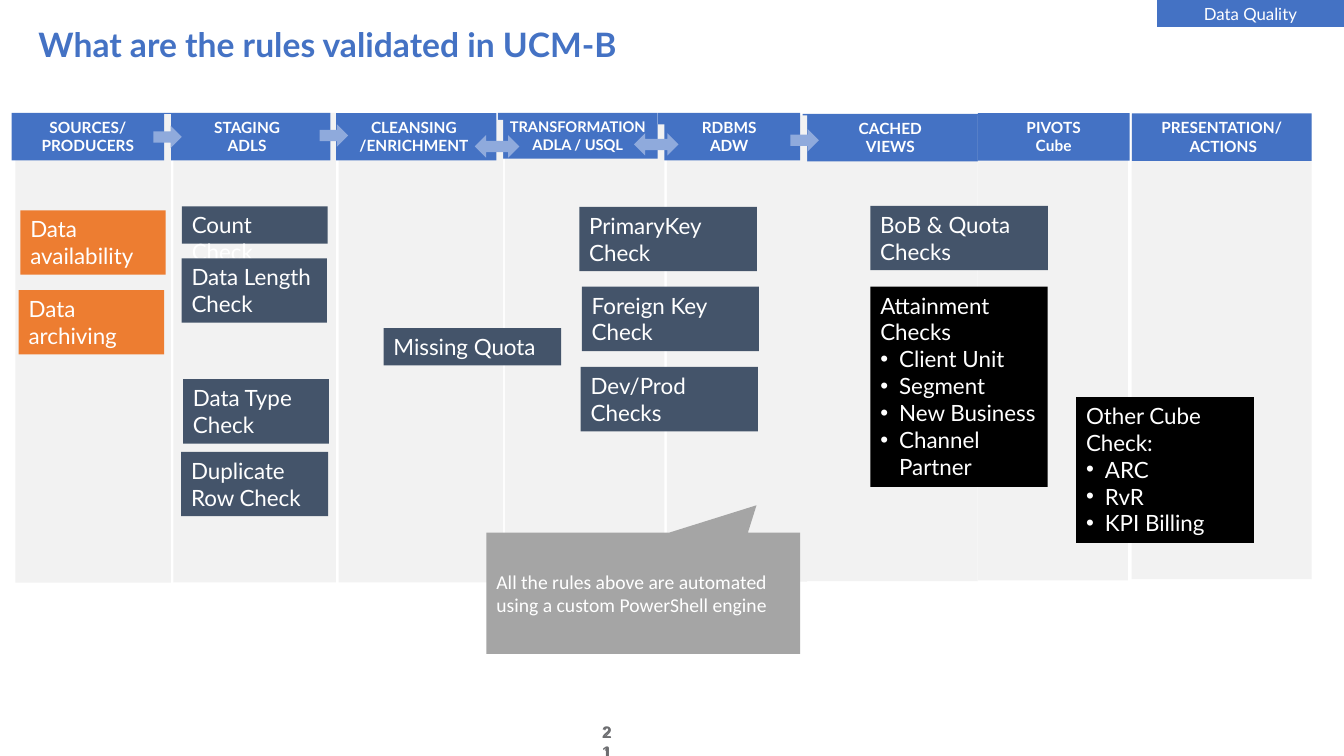
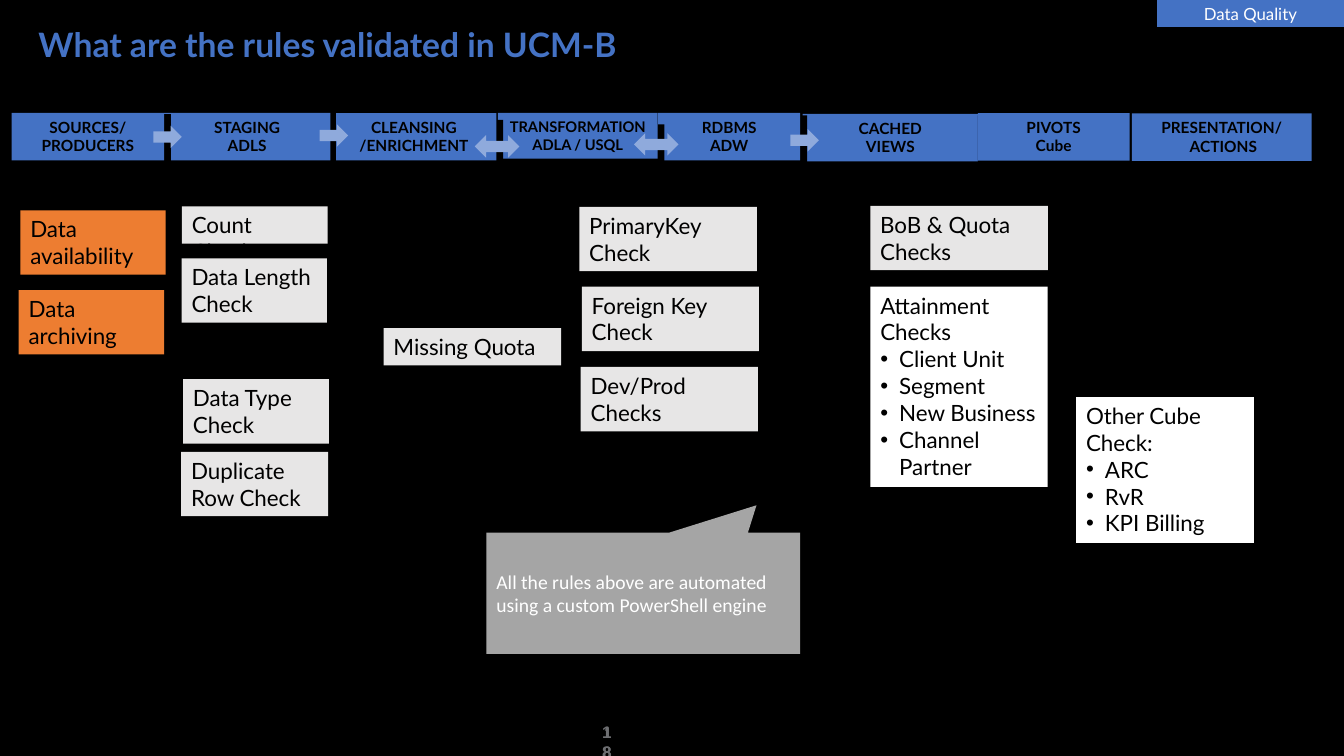
Before and after one commit to nigamsakshi2502/HeroSolutions-Data, a slide deck: slide 18 of Data Series/Day 3/Architectures and Best Practices .pptx (slide 21 before the commit). Drawn at 1344x756 pixels with LibreOffice and Linux fonts; fonts in the diff are those of the drawing. Boxes give left, top, right and bottom in pixels: in the first picture for what was removed or moved away, otherwise in the second. Text is boxed around its words. In the diff, an @@ line names an element or a change of style, - is before the commit and + after.

```diff
--- a/Data Series/Day 3/Architectures and Best Practices .pptx
+++ b/Data Series/Day 3/Architectures and Best Practices .pptx
@@ background #FFFFFF to #000000 @@
@@ rectangle removed at (805,115,978,581) @@
@@ fill #F2F2F2 to #000000 in 7 elements at (1132,114,1313,579), (173,113,336,583), (15,114,170,583), (667,116,808,582), (978,116,1128,581), (505,124,664,582), (339,120,503,583) @@
@@ text colour #FFFFFF to #000000 in 10 elements at (803,114,978,161), (658,113,801,160), (978,113,1130,160), (498,113,657,158), (332,113,496,160), (164,113,331,160), (12,113,164,160), (1132,113,1313,160), (20,211,165,275), (19,290,164,355) @@
@@ rectangle "Attainment Checks" at (870,286,1048,487): text colour #FFFFFF to #000000; fill #000000 to #FFFFFF @@
@@ text colour #FFFFFF to #000000; fill #44546A to #E7E6E6 in 9 elements at (181,207,328,244), (184,379,330,444), (181,258,327,323), (181,452,329,516), (580,207,757,271), (384,329,562,366), (582,286,759,351), (870,206,1048,270), (581,367,758,432) @@
@@ rectangle "Other Cube Check:" at (1077,397,1254,543): text colour #FFFFFF to #000000; fill #000000 to #FFFFFF @@
@@ page number at (600,730,613,754): text changed @@
-21
+18
@@ page number at (600,730,613,754): text changed @@
-21
+18
```
Also in this commit, not shown: 15 other slides changed, 6 slides added, 23 slides removed, 1 other file.
